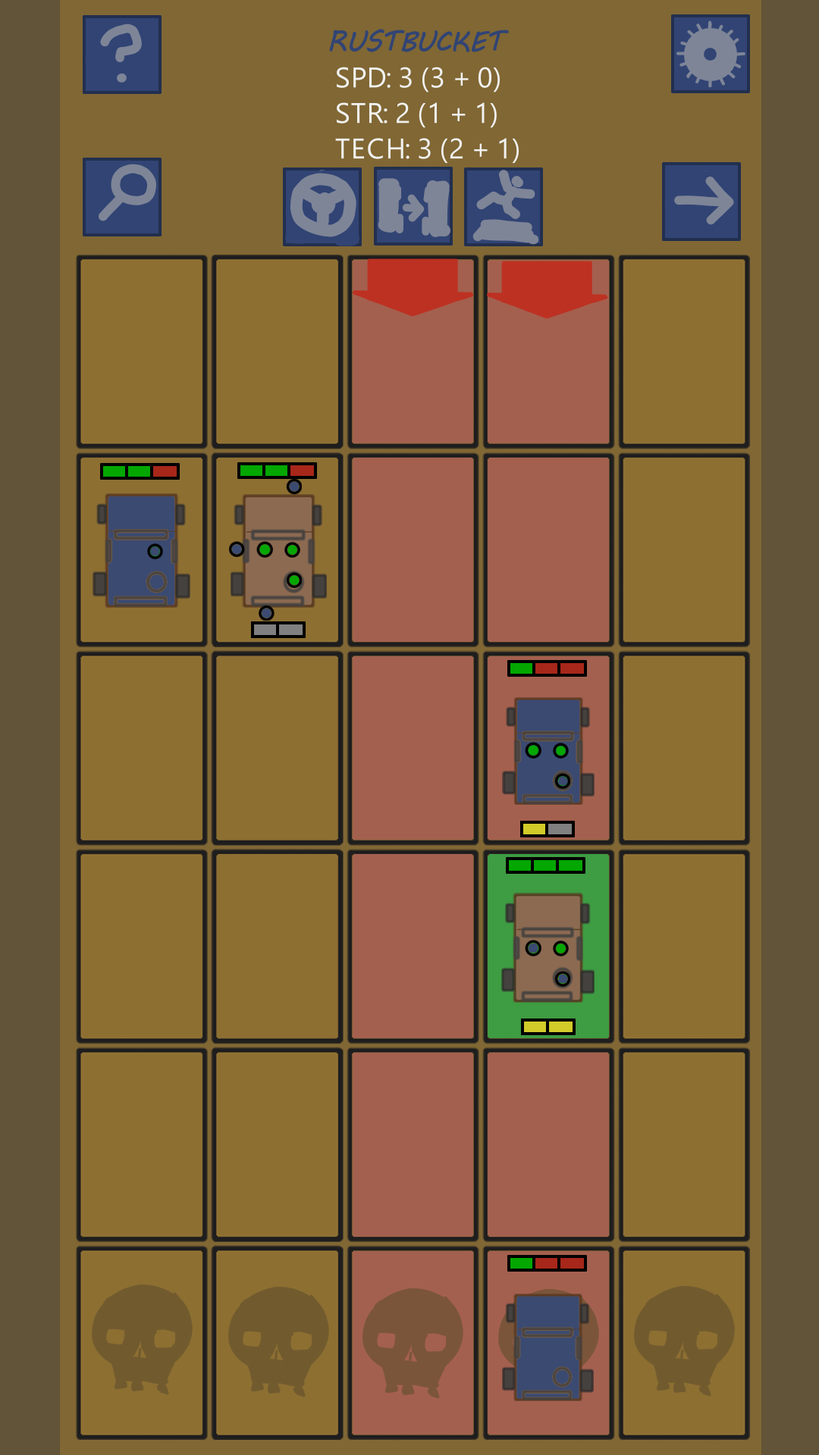
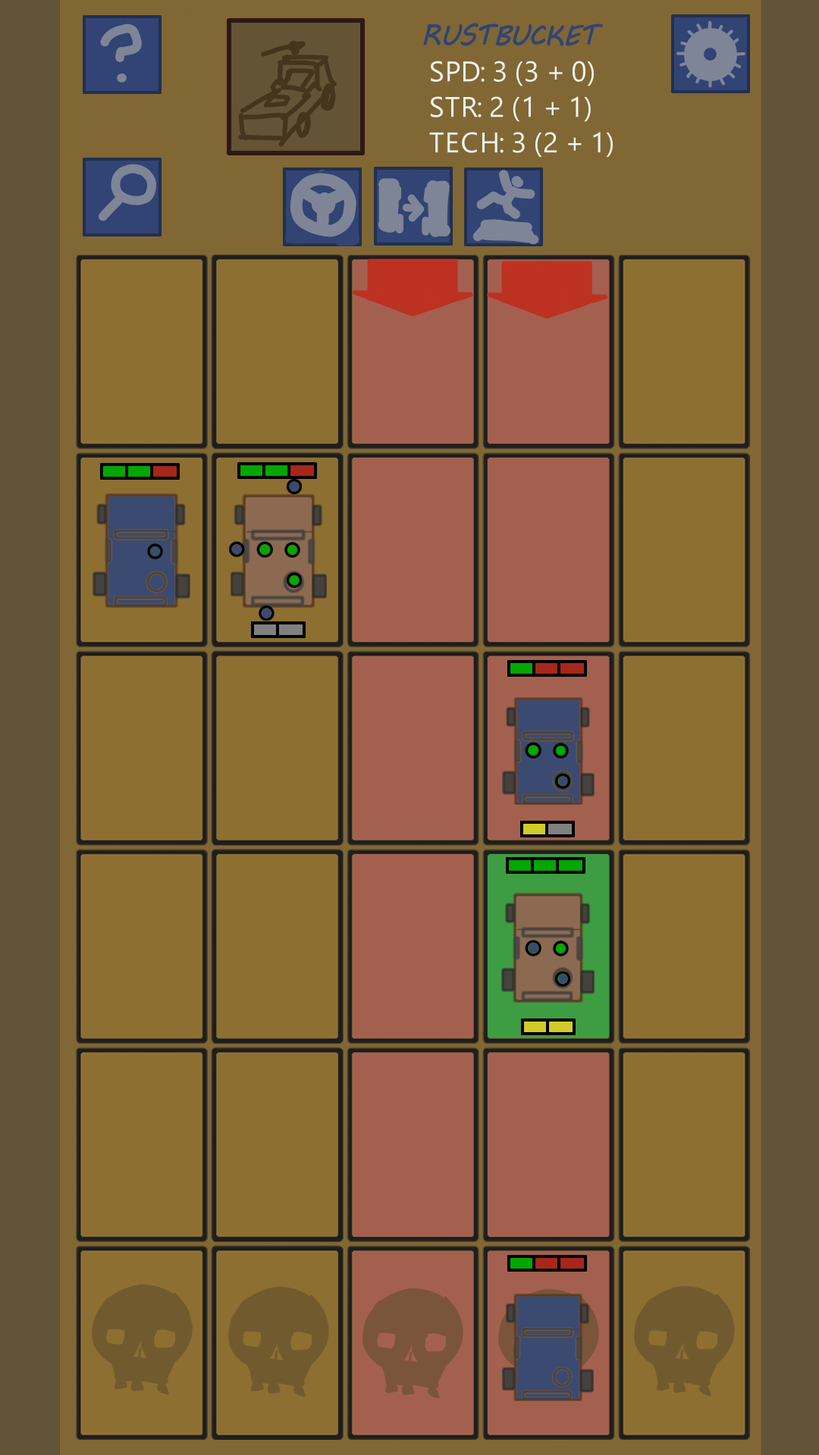
The second 819x1455 image is a revision of the first. Changes to its layers:
added layer "Vehicle Portrait" above "Vehicle Stats" over [226, 18, 381, 160]
hid "Deselect Button" over [570, 106, 741, 242]
painted on "Vehicle AP Bars Merged" over [226, 18, 741, 242]
painted on "Road Grid Tiles" over [661, 166, 741, 242]
painted on "Road" over [226, 18, 741, 242]
painted on "Background" over [226, 18, 741, 242]
